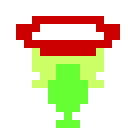
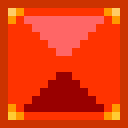
Layered file, before and after one edit (w=128, h=128). Changes by layer:
hid "Layer #6" over [16, 16, 120, 128]
added layer "Layer #8" above "Layer #7" over [0, 0, 128, 128]
